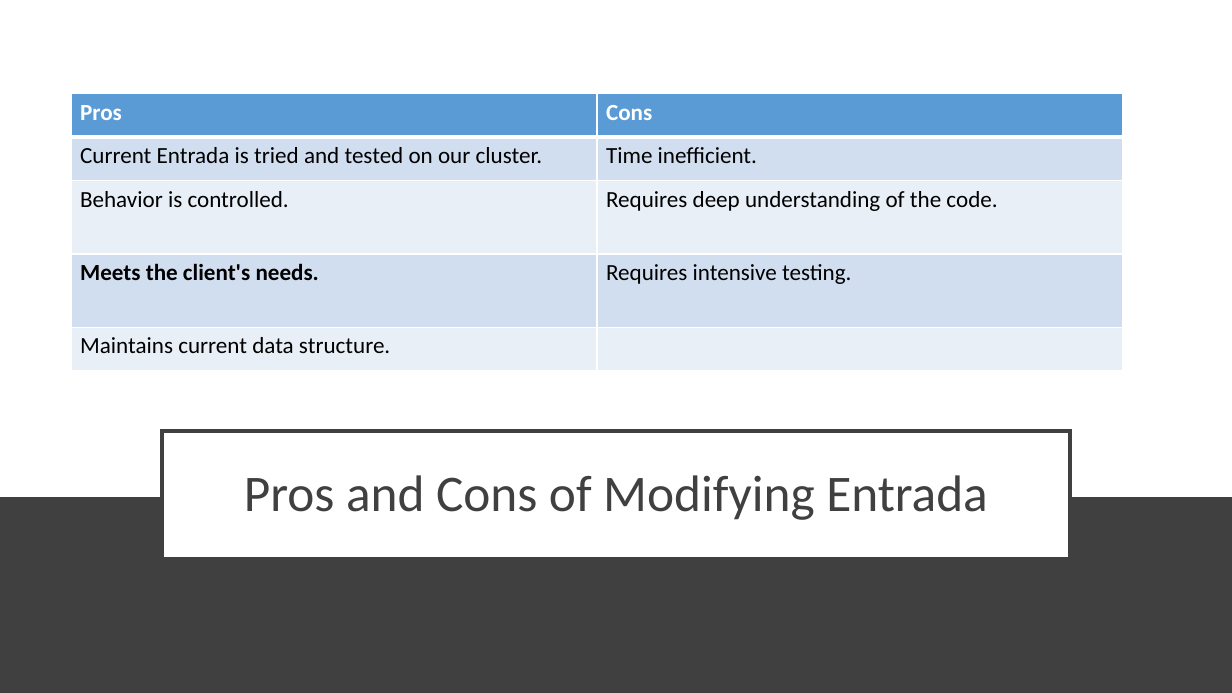
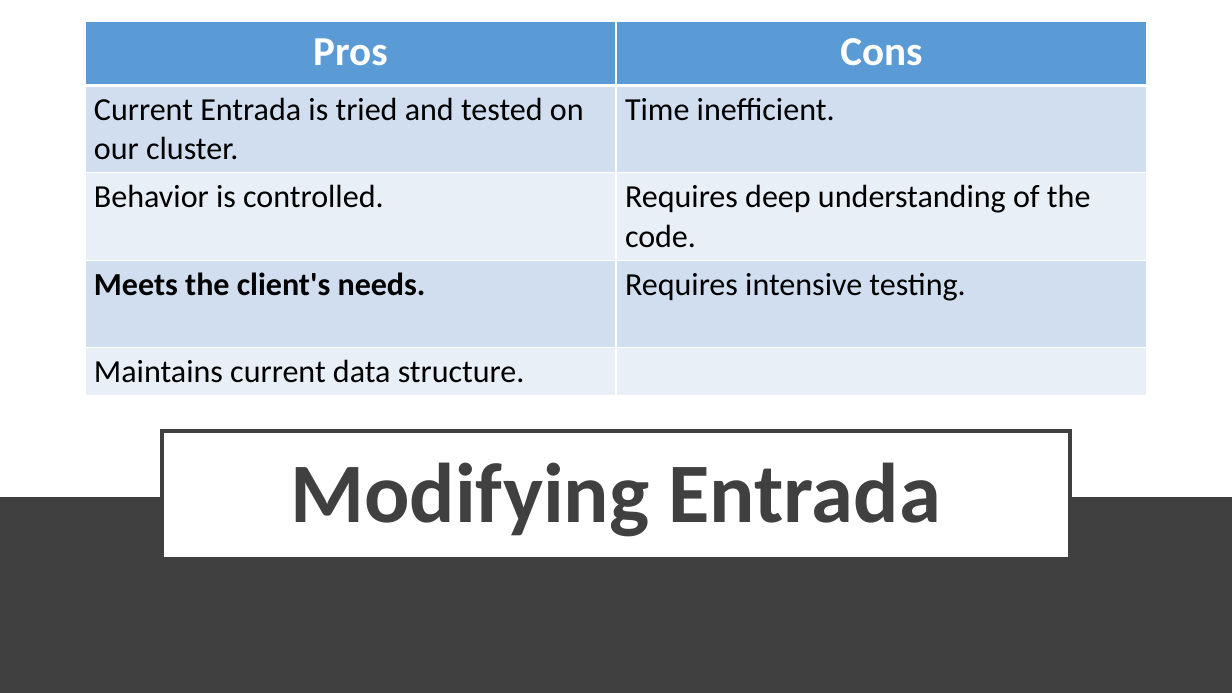
Before and after one commit to Aliii98/osoc19, a slide deck: slide 6 of OSOC-Final.pptx (slide 7 before the commit). Drawn at 1232x693 pixels with LibreOffice and Linux fonts; fonts in the diff are those of the drawing. Boxes give left, top, right and bottom in pixels: in the first picture for what was removed or moved away, otherwise in the second. Text is boxed around its words. In the diff, an @@ line names an element or a change of style, - is before the commit and + after.

```diff
--- a/OSOC-Final.pptx
+++ b/OSOC-Final.pptx
@@ table at (x1=85, y1=22, x2=1148, y2=392) @@
@@ size 18 to 32 pt in "Pros", "Cons" @@
@@ size 18 to 25 pt @@
@@ alignment left to centre @@
@@ table resized from (x1=71, y1=93, x2=1123, y2=371) to (x1=85, y1=22, x2=1148, y2=392) @@
@@ title at (x1=290, y1=462, x2=941, y2=537): text changed; size 40 to 66 pt; bold on @@
-Pros and Cons of Modifying Entrada
+Modifying Entrada
```
Also in this commit, not shown: 17 other slides changed, 2 slides removed.
